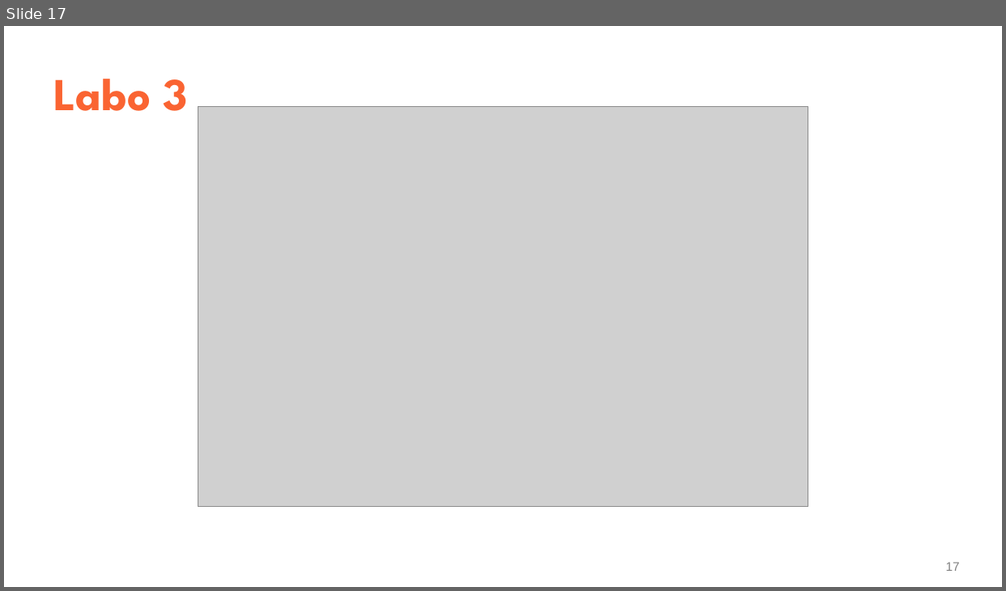
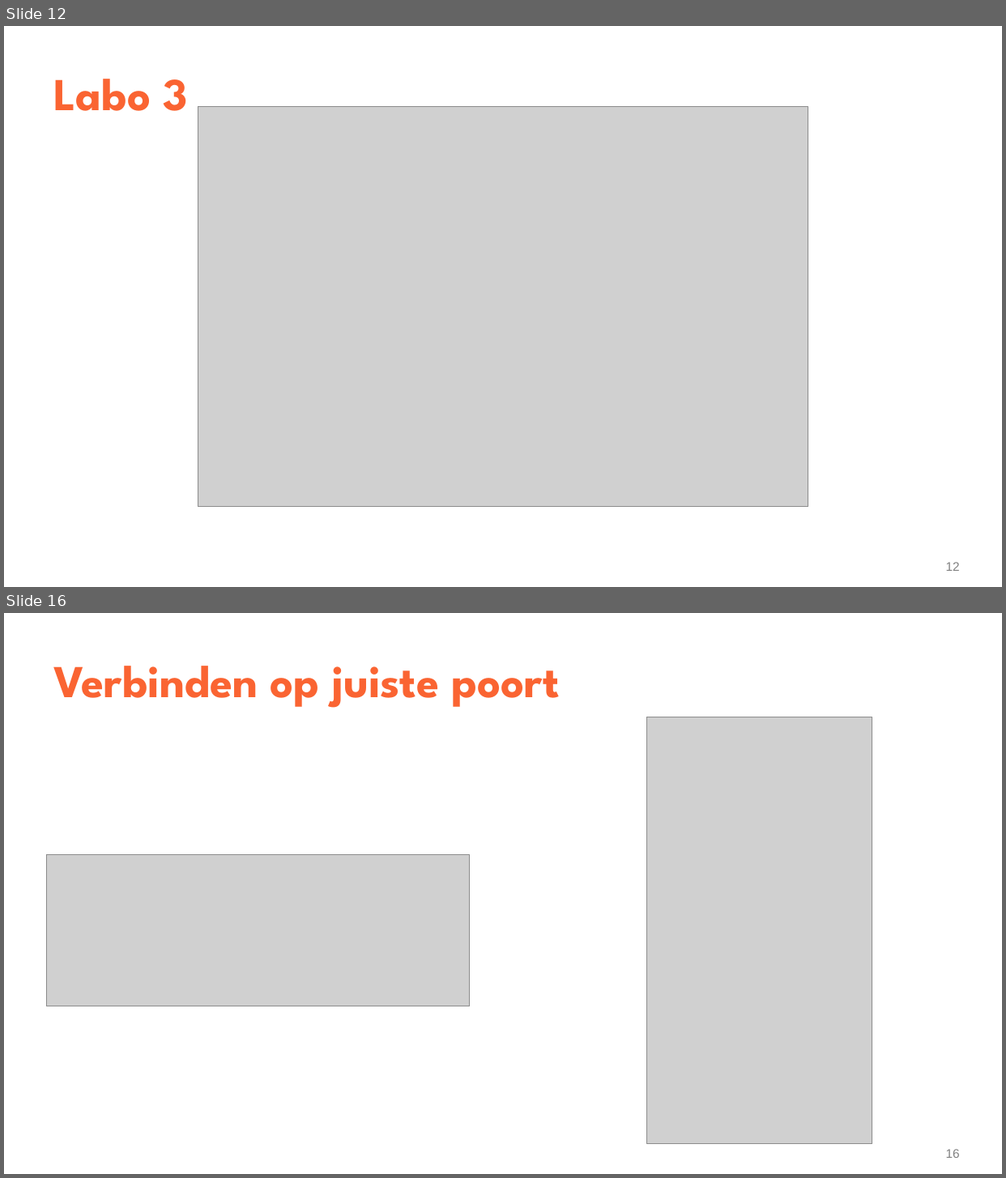
Before and after one commit to YenteLens/ylbachelorproef, a slide deck: Presentatie/eindpresentatie.pptx. Shown one above the other, each under a label of ours: slide 17 before the commit, slides 12 and 16 after it; the slides between them are not shown. The pictures are 1006x591 and 1006x1178 pixels, drawn with LibreOffice and Linux fonts; fonts in the diff are those of the drawing; grey boxes stand for pictures. Boxes give left, top, right and bottom in pixels: in the first picture for what was removed or moved away, otherwise in the second. Text is boxed around its words. In the diff, an @@ line names an element or a change of style, - is before the commit and + after.

```diff
--- a/Presentatie/eindpresentatie.pptx
+++ b/Presentatie/eindpresentatie.pptx
@@ slide 16 added at [4, 613, 1002, 1174], background #FFFFFF @@
@@ title added at [53, 666, 560, 708], 44 pt, text #FA6432, bold @@
+Verbinden op juiste poort
@@ picture added at [647, 717, 872, 1144] @@
@@ picture added at [46, 855, 470, 1007] @@
@@ page number added at [946, 1149, 960, 1158], 12 pt, text #808080 @@
+16
@@ what was slide 17 is now slide 12 @@
@@ page number at [946, 562, 960, 571]: text changed @@
-17
+12
```
Also in this commit, not shown: 4 slides changed, 7 other slides added, 5 slides removed.
